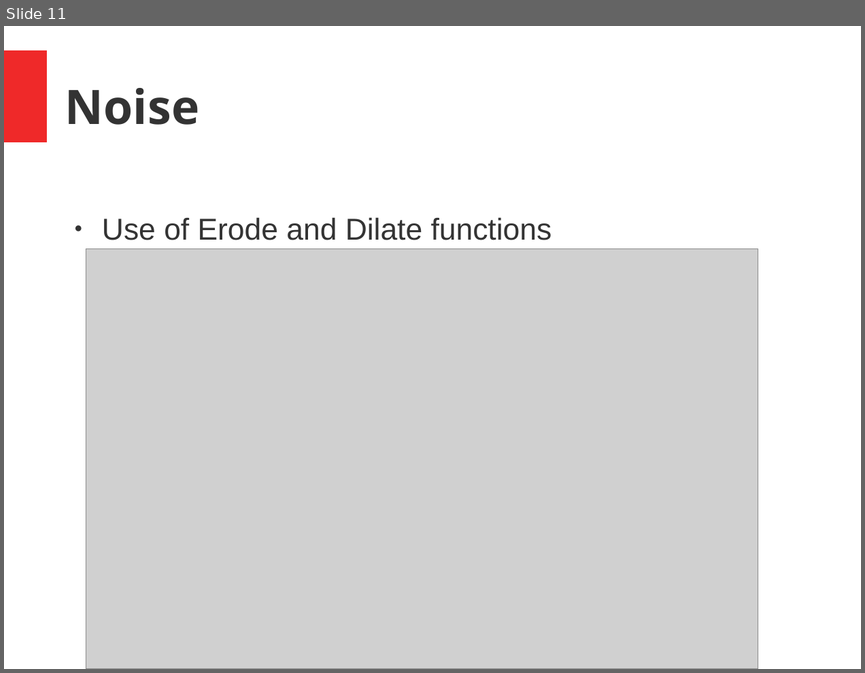
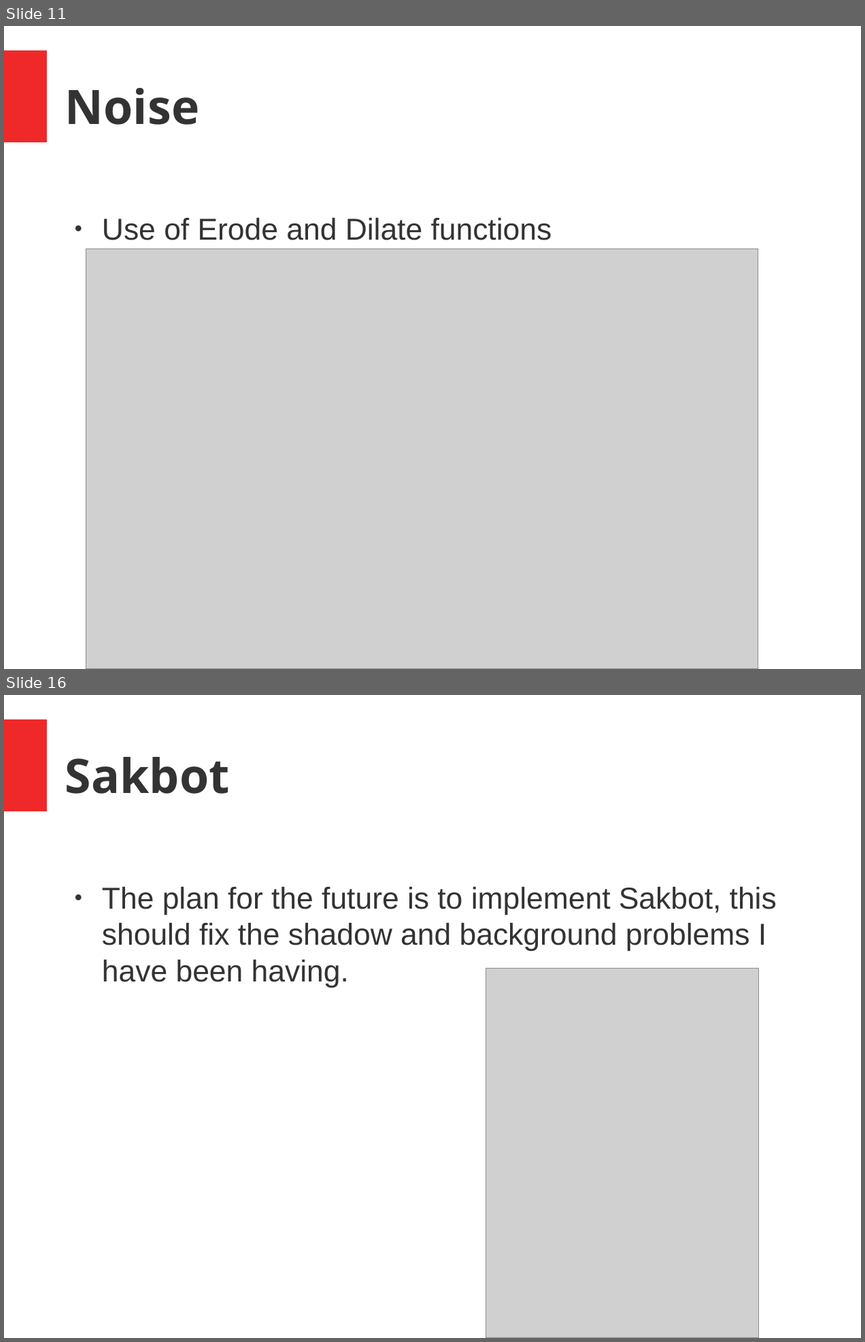
Before and after one commit to joseph-allen/MinsharaMask, a slide deck: SeminarJosephAllen.odp. Shown one above the other, each under a label of ours: slide 11 before the commit, slides 11 and 16 after it; the slides between them are not shown. The pictures are 865x673 and 865x1342 pixels, drawn with LibreOffice and Linux fonts; fonts in the diff are those of the drawing; grey boxes stand for pictures. Boxes give left, top, right and bottom in pixels: in the first picture for what was removed or moved away, otherwise in the second. Text is boxed around its words. In the diff, an @@ line names an element or a change of style, - is before the commit and + after.

```diff
--- a/SeminarJosephAllen.odp
+++ b/SeminarJosephAllen.odp
@@ slide 16 added at (4, 695, 861, 1338), background #FFFFFF; not listed: 1 template element that a slide beside it also shows @@
@@ title added at (65, 757, 230, 794), 44 pt, text #333333, bold @@
+Sakbot
@@ text added at (102, 886, 776, 987), 28 pt, text #333333 @@
+● The plan for the future is to implement Sakbot, this should fix the shadow and background problems I have been having.
@@ picture added at (486, 968, 759, 1337) @@
```
Also in this commit, not shown: 6 other slides added.
